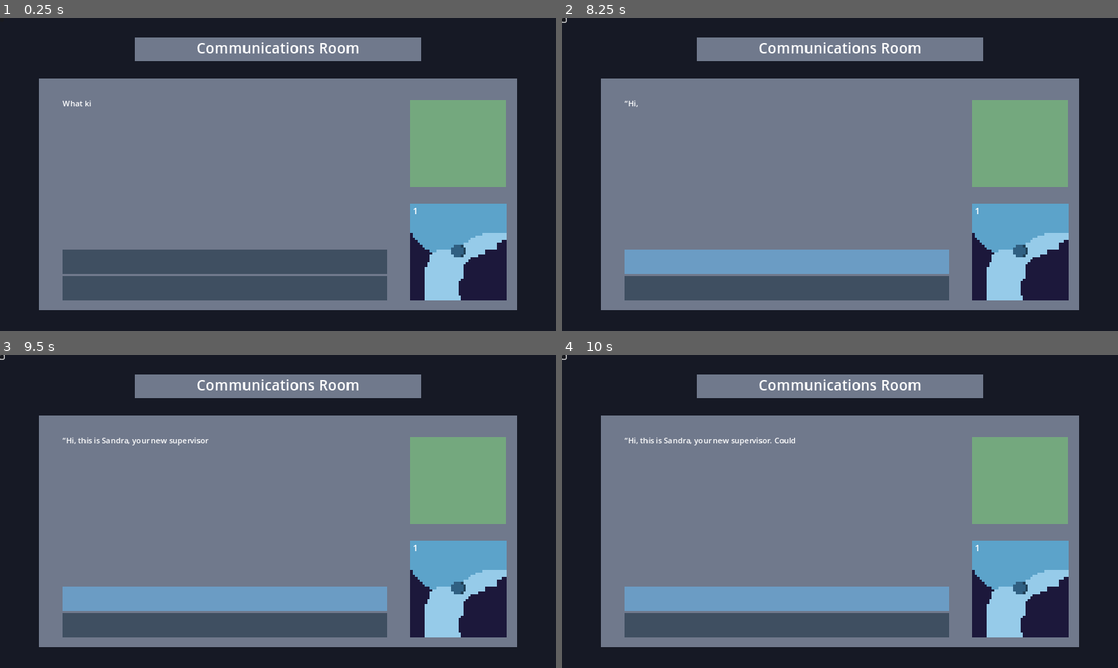
Above: before the commit, frames 1-4 (two rows, left to right).
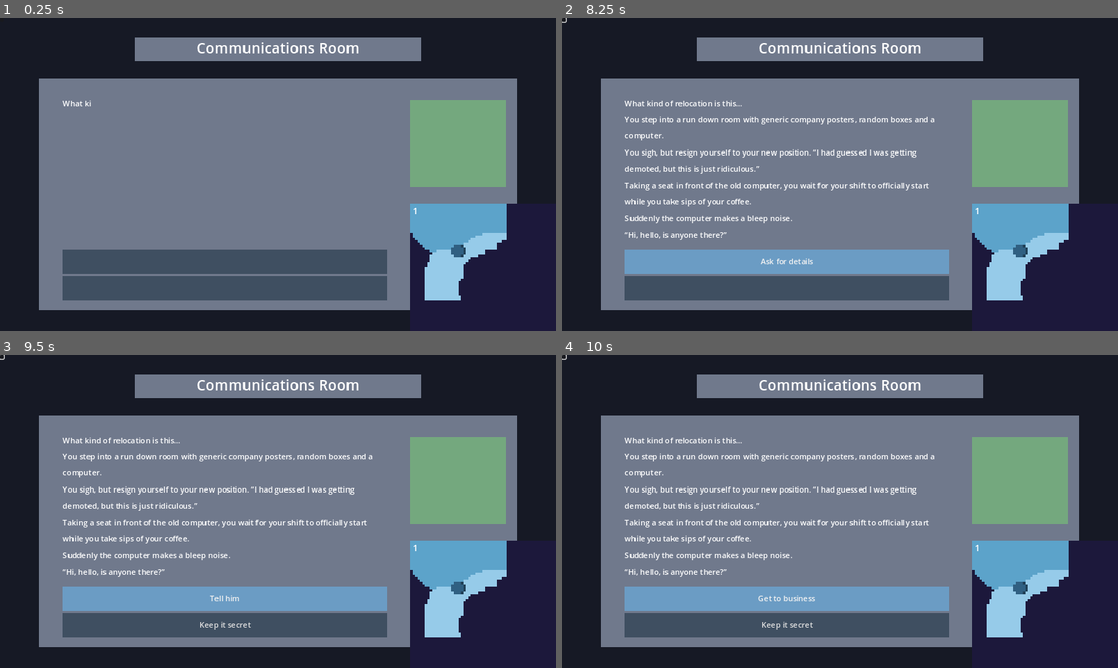
Above: after the commit, the same moments.

Repository: MatthewMa929/CaveDiver
Game: Godot game, scene res://Game/game.tscn
Two runs of this game, one before a commit and one after it. Both use one fixed random seed, a clock stepped at 60 frames per second and the inputs below.
Inputs (mouse positions are in pixels of both pictures, inside the frame that each line leads up to):
- Up to frame 1 (0.25 s): no input
- Up to frame 2 (8.25 s): click (784, 262) at 0.5 s; click (784, 287) at 1.25 s; click (562, 21) at 2 s; click (784, 262) at 2.75 s; click (784, 287) at 3.5 s; click (562, 21) at 4.25 s; click (784, 262) at 5 s; click (784, 287) at 5.75 s; click (562, 21) at 6.5 s; tap Enter at 7.25 s; tap Space (Action) at 7.35 s; click "Introduce yourself" at 8 s
- Up to frame 3 (9.5 s): click (222, 599) at 8.75 s
- Up to frame 4 (10 s): click (784, 599) at 9.5 s

The runs differ from the first frame. In frame 1, 1.2% of the frame differs, in the area x 73-93%, y 59-94%; in frame 2, 3.6%; in frame 3, 3.8%; in frame 4, 3.8%, in the area x 11-93%, y 26-94%.
Error after the commit: Invalid access to property or key 'placeNumber' on a base object of type 'Node2D (CodeLine)'. (res://Game/game.gd:53)

Commit message:
start to finish story

Diff:
--- a/Game/CodeLine.gd
+++ b/Game/CodeLine.gd
@@ -2,10 +2,8 @@
 
 class_name CodeLine
 
-@export_multiline var text:String
-@export var tommyCode:Array[String]
 @export var Up:String
 @export var Down:String
 @export var Left:String
 @export var Right:String
-@export var placeNumber:String
+@export var Event:String
--- a/Game/map.tscn
+++ b/Game/map.tscn
@@ -20,7 +20,6 @@
 centered = false
 
 [node name="Cave3" type="Sprite2D" parent="."]
-visible = false
 texture = ExtResource("3_b0oal")
 centered = false
 
@@ -58,95 +57,85 @@
 [node name="Entrance" type="Node2D" parent="."]
 position = Vector2(106, 380)
 script = ExtResource("4_x8xdg")
-text = "[i]“Lucky us, looks like there's ore right near the entrance. I'll take a picture and then mine it so you can see what it looks like.”[/i]
-“Right at the entrance? Shouldn't you divers have seen that earlier?”
-[i]“The ores come back every so often, maybe once every week.” [/i]
-You furrow your brows with skepticism, you had never heard of ores that could grow back once mined.
-"
 Up = "Int1"
-placeNumber = "0"
+Event = "ore"
 
 [node name="Int1" type="Node2D" parent="."]
 position = Vector2(106, 337)
 script = ExtResource("4_x8xdg")
-text = "[i]“Lucky us, looks like there's ore right near the entrance. I'll take a picture and then mine it so you can see what it looks like.”[/i]
-“Right at the entrance? Shouldn't you divers have seen that earlier?”
-[i]“The ores come back every so often, maybe once every week.” [/i]
-You furrow your brows with skepticism, you had never heard of ores that could grow back once mined.
-"
-Up = "End"
 Down = "Entrance"
-Left = "End"
+Left = "End1"
 Right = "Int2"
-placeNumber = "1"
 
-[node name="End" type="Node2D" parent="."]
+[node name="End1" type="Node2D" parent="."]
 position = Vector2(77, 289)
 script = ExtResource("4_x8xdg")
-text = "[i]“You think the O-rich-arocks have any radiation in em?”[/i]
-“O-rich-arocks? You mean Orchirium?”
-[i]“Yea yea that, I hear the word a bunch but I can never get the pronunciation right.”[/i]
-“I was joking earlier, but I really wonder if all of the mining has done some real cognitive damage.”
-[i]“Well, I haven't had any serious injuries yet. Maybe it's the radiation.”[/i]
-"
 Down = "Int1"
-placeNumber = "-2.1"
+Event = "deadEnd"
 
 [node name="Int2" type="Node2D" parent="."]
 position = Vector2(134, 283)
 script = ExtResource("4_x8xdg")
-text = "[i]“Lucky us, looks like there's ore right near the entrance. I'll take a picture and then mine it so you can see what it looks like.”[/i]
-“Right at the entrance? Shouldn't you divers have seen that earlier?”
-[i]“The ores come back every so often, maybe once every week.” [/i]
-You furrow your brows with skepticism, you had never heard of ores that could grow back once mined.
-"
 Up = "Int3"
 Down = "Int1"
-placeNumber = "-2.2"
+Event = "2"
 
 [node name="Int3" type="Node2D" parent="."]
 position = Vector2(141, 239)
 script = ExtResource("4_x8xdg")
-text = "[i]“Lucky us, looks like there's ore right near the entrance. I'll take a picture and then mine it so you can see what it looks like.”[/i]
-“Right at the entrance? Shouldn't you divers have seen that earlier?”
-[i]“The ores come back every so often, maybe once every week.” [/i]
-You furrow your brows with skepticism, you had never heard of ores that could grow back once mined.
-"
+Up = "Int4"
+Down = "Int2"
+Event = "caved"
+
+[node name="Int4" type="Node2D" parent="."]
+position = Vector2(139, 198)
+script = ExtResource("4_x8xdg")
+Up = "Int5"
+Down = "Int3"
+Left = "Int5"
+Right = "End2"
+
+[node name="End2" type="Node2D" parent="."]
+position = Vector2(164, 165)
+script = ExtResource("4_x8xdg")
+Down = "Int1"
+Event = "veins"
+
+[node name="Int5" type="Node2D" parent="."]
+position = Vector2(126, 153)
+script = ExtResource("4_x8xdg")
 Up = "Trigger1"
-Down = "Int2"
-placeNumber = "-3"
+Down = "Int4"
+Left = "Next"
 
 [node name="Trigger1" type="Node2D" parent="."]
-position = Vector2(124, 179)
+position = Vector2(132, 126)
 script = ExtResource("4_x8xdg")
-text = "[i]“Lucky us, looks like there's ore right near the entrance. I'll take a picture and then mine it so you can see what it looks like.”[/i]
-“Right at the entrance? Shouldn't you divers have seen that earlier?”
-[i]“The ores come back every so often, maybe once every week.” [/i]
-You furrow your brows with skepticism, you had never heard of ores that could grow back once mined.
-"
 Up = "Safe1"
-Down = "Int3"
+Down = "Int5"
 Left = "Trigger2"
-placeNumber = "4"
 
 [node name="Trigger2" type="Node2D" parent="."]
-position = Vector2(79, 170)
+position = Vector2(78, 111)
 script = ExtResource("4_x8xdg")
-text = "[i]“Lucky us, looks like there's ore right near the entrance. I'll take a picture and then mine it so you can see what it looks like.”[/i]
-“Right at the entrance? Shouldn't you divers have seen that earlier?”
-[i]“The ores come back every so often, maybe once every week.” [/i]
-You furrow your brows with skepticism, you had never heard of ores that could grow back once mined.
-"
 Right = "Trigger1"
-placeNumber = "5"
 
 [node name="Safe1" type="Node2D" parent="."]
-position = Vector2(123, 168)
+position = Vector2(124, 109)
 script = ExtResource("4_x8xdg")
-text = "[i]“Lucky us, looks like there's ore right near the entrance. I'll take a picture and then mine it so you can see what it looks like.”[/i]
-“Right at the entrance? Shouldn't you divers have seen that earlier?”
-[i]“The ores come back every so often, maybe once every week.” [/i]
-You furrow your brows with skepticism, you had never heard of ores that could grow back once mined.
-"
 Down = "Trigger1"
-placeNumber = "5"
+Event = "equipment"
+
+[node name="Next" type="Node2D" parent="."]
+position = Vector2(102, 150)
+script = ExtResource("4_x8xdg")
+Down = "Closed"
+Left = "Closed"
+Right = "Int5"
+Event = "caveIn"
+
+[node name="Closed" type="Node2D" parent="."]
+position = Vector2(77, 185)
+script = ExtResource("4_x8xdg")
+Down = "Trigger1"
+Event = "done"
--- a/Story/StoryNode.gd
+++ b/Story/StoryNode.gd
@@ -6,5 +6,4 @@
 @export var choices:Array[String]
 @export var jumpToNode:String
 @export var jumpToNode2:String
-@export var pathNumber:String
-@export var type:String
+@export var event:String
--- a/Story/story.tscn
+++ b/Story/story.tscn
@@ -12,8 +12,6 @@
 “Hi, hello, is anyone there?”"
 choices = Array[String](["Introduce yourself"])
 jumpToNode = "Story/Intro"
-pathNumber = "0"
-type = "text"
 
 [node name="Intro" type="Node" parent="."]
 script = ExtResource("1_415g8")
@@ -22,8 +20,6 @@
 [i]“Just making sure, but since its your first time, is there anything you want to know?\"[/i]"
 choices = Array[String](["Ask for details"])
 jumpToNode = "Story/Intro/AskForDetails"
-pathNumber = "1"
-type = "text"
 
 [node name="AskForDetails" type="Node" parent="Intro"]
 script = ExtResource("1_415g8")
@@ -34,8 +30,6 @@
 choices = Array[String](["Tell him", "Keep it secret"])
 jumpToNode = "Story/Intro/AskForDetails/TellHim"
 jumpToNode2 = "Story/Intro/AskForDetails/KeepItSecret"
-pathNumber = "2"
-type = "text"
 
 [node name="TellHim" type="Node" parent="Intro/AskForDetails"]
 script = ExtResource("1_415g8")
@@ -49,8 +43,6 @@
 [i]“Oh come on, my head works perfectly fine. Can’t blame me for forgetting a few names, people come and go round here.”[/i]"
 choices = Array[String](["Get to business"])
 jumpToNode = "Story/Start"
-pathNumber = "3.1"
-type = "text"
 
 [node name="KeepItSecret" type="Node" parent="Intro/AskForDetails"]
 script = ExtResource("1_415g8")
@@ -63,8 +55,6 @@
 "
 choices = Array[String](["Get to business"])
 jumpToNode = "Story/Start"
-pathNumber = "3.2"
-type = "text"
 
 [node name="Start" type="Node" parent="."]
 script = ExtResource("1_415g8")
@@ -75,8 +65,6 @@
 "
 choices = Array[String](["Enter Atlantica"])
 jumpToNode = "Story/Start/Enter"
-pathNumber = "4"
-type = "text"
 
 [node name="Enter" type="Node" parent="Start"]
 script = ExtResource("1_415g8")
@@ -87,8 +75,7 @@
 "
 choices = Array[String](["Continue"])
 jumpToNode = "Story/Start/Enter/Continue"
-pathNumber = "5.3"
-type = "photo"
+event = "picture"
 
 [node name="Continue" type="Node" parent="Start/Enter"]
 script = ExtResource("1_415g8")
@@ -98,8 +85,6 @@
 "
 choices = Array[String](["Start dive"])
 jumpToNode = "Story/Start/Enter/Continue/Dive1"
-pathNumber = "6"
-type = "text"
 
 [node name="Dive1" type="Node" parent="Start/Enter/Continue"]
 script = ExtResource("1_415g8")
@@ -112,8 +97,7 @@
 down = [1, 0, 1, 0]
 left = [1, 1, 0, 0]
 right = [1, 1, 0, 1]"
-pathNumber = "7"
-type = "dive"
+event = "dive"
 
 [node name="FaceJoke" type="Node" parent="."]
 script = ExtResource("1_415g8")
@@ -123,8 +107,7 @@
 “I can barely even recognize that it's a face, idiot.”
 [i]“I know you said that because the picture quality is terrible, but you didn’t have to word it like that…”[/i]
 "
-pathNumber = "-1"
-type = "insert"
+event = "dive"
 
 [node name="Rocks" type="Node" parent="."]
 script = ExtResource("1_415g8")
@@ -134,8 +117,7 @@
 “I was joking earlier, but I really wonder if all of the mining has done some real cognitive damage.”
 [i]“Well, I haven't had any serious injuries yet. Maybe it's the radiation.”[/i]
 "
-pathNumber = "-2"
-type = "insert"
+event = "dive"
 
 [node name="Hint" type="Node" parent="."]
 script = ExtResource("1_415g8")
@@ -147,8 +129,7 @@
 down = [1, 0, 1, 0]
 left = [1, 1, 0, 0]
 right = [1, 1, 0, 1]"
-pathNumber = "1000"
-type = "hint"
+event = "hint"
 
 [node name="Equipment" type="Node" parent="."]
 script = ExtResource("1_415g8")
@@ -161,13 +142,10 @@
 choices = Array[String](["Give the signal to dive", "Ask him"])
 jumpToNode = "Story/Equipment/Dive2"
 jumpToNode2 = "Story/Equipment/AskHim"
-pathNumber = "10"
-type = "photo"
 
 [node name="Dive2" type="Node" parent="Equipment"]
 script = ExtResource("1_415g8")
-pathNumber = "11.1"
-type = "dive"
+event = "dive"
 
 [node name="AskHim" type="Node" parent="Equipment"]
 script = ExtResource("1_415g8")
@@ -178,5 +156,9 @@
 "
 choices = Array[String](["Give signal to dive"])
 jumpToNode = "Story/Equipment/Dive2"
-pathNumber = "11.2"
-type = "text"
+
+[node name="MeetQuota" type="Node" parent="."]
+script = ExtResource("1_415g8")
+
+[node name="DeadEnd" type="Node" parent="."]
+script = ExtResource("1_415g8")
Binary file changed: Sprites/cave_1.png
Binary file changed: Sprites/cave_2.png
Binary file changed: Sprites/cave_3.png
Binary file changed: Sprites/crack.png
Binary file added: Sprites/veins.aseprite
Binary file added: Sprites/veins.png
Not shown, added: Sprites/veins.png.import
